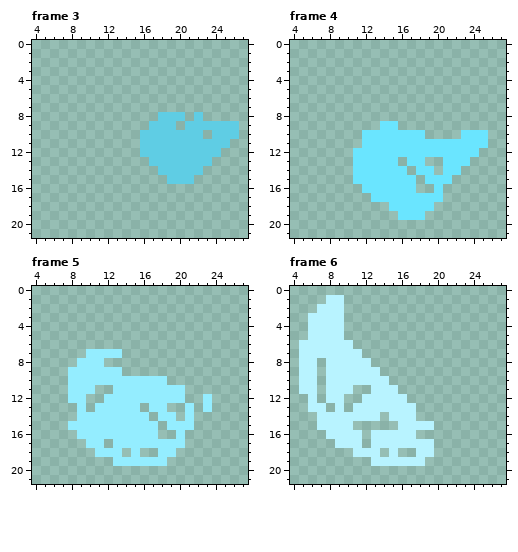
Two versions of one pixel-art file, Assets/Materials/our-best-proj/Ice Smoke.aseprite. This is how it looked before the edit.
32x24 pixels, 12 frames. Shown: frame 3: x 4..27, y 0..21; frame 4: x 4..27, y 0..21; frame 5: x 4..27, y 0..21; frame 6: x 4..27, y 0..21. The commit also changed other frames, which this record leaves out.
Once edited:
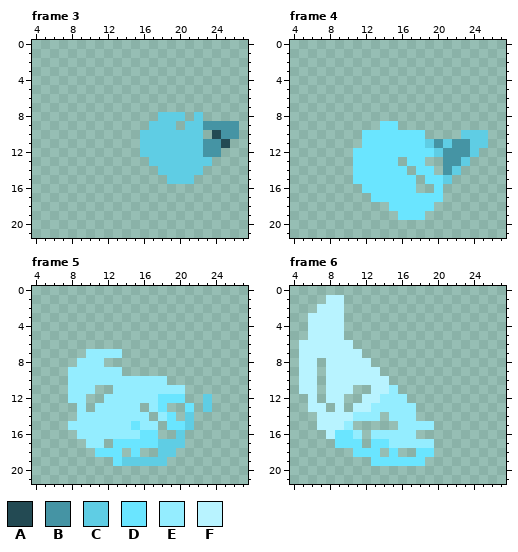
Palette (. is transparent): A #234a53  B #4594a4  C #5fcde4  D #6ae5ff  E #94edff  F #b8f3ff
What changed:
--- frame 3
@@ x 21..27 @@
  8 .C.....
- 9 CCCCCC.
-10 CC.CCC.
-11 CCCCC..
-12 CCCC...
+ 9 CCBBBB.
+10 CC.ABB.
+11 CCBBA..
+12 CCBB...
 13 CCC....
--- frame 4
@@ x 17..27 @@
  9 ...........
-10 DD....DDD..
-11 DDDDDDDDD..
-12 DDDDDDDD...
-13 DD..DDD....
-14 .DD.DD.....
-15 D.DDD......
+10 DD....CCC..
+11 DDCBCBBCC..
+12 DDDCBBBC...
+13 DD..BBC....
+14 .DD.BC.....
+15 D.DDC......
 16 D..D.......
--- frame 5
@@ x 4..27 @@
 11 ....EEE..EEEEEEEE.......
-12 ....EE..EEEEEEEEE..E....
-13 .....E.EEEEE.EE..E.E....
-14 .....EEEEEEEE.EE.E......
-15 ....EEEEEEEEEE.EEE......
-16 .....EEEEEEEEE..E.......
-17 ......EE.EEEEEEEE.......
-18 .......EEE.E..EE........
-19 .........EEEEEE.........
+12 ....EE..EEEEEEDDD..C....
+13 .....E.EEEEE.ED..D.C....
+14 .....EEEEEEEE.ED.C......
+15 ....EEEEEEEDEE.DDC......
+16 .....EEEEEEEDD..C.......
+17 ......EE.DDDDDCCC.......
+18 .......DDD.D..CC........
+19 .........DCCCCC.........
 20 ........................
--- frame 6
@@ x 7..21 @@
 10 .FFFFFFF.......
-11 .FFF..FFF......
-12 .FF..FFFFF.....
-13 F.F.FFFFFFF....
-14 FFFFFFF.FFF....
-15 FFFF.....FFFF..
-16 .FFFF.FFFFF....
-17 ..FFF.FFFFFFF..
-18 ....FFF.F..FF..
-19 ......FFFFFF...
+11 .FFF..FFE......
+12 .FF..FFEEE.....
+13 F.F.FFEEEEE....
+14 FFFFEEE.EEE....
+15 FFFE.....EEEE..
+16 .FDDE.EEEEE....
+17 ..DDD.DDEEEEE..
+18 ....DDD.D..DD..
+19 ......DDDDDD...
 20 ...............
